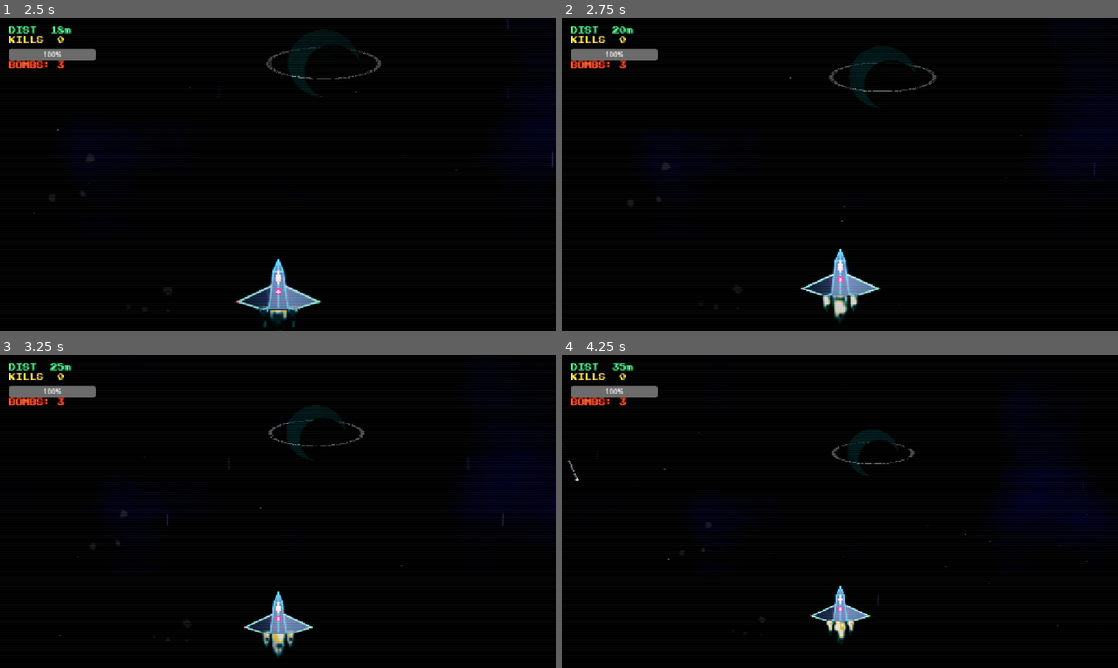
Above: before the commit, frames 1-4 (two rows, left to right).
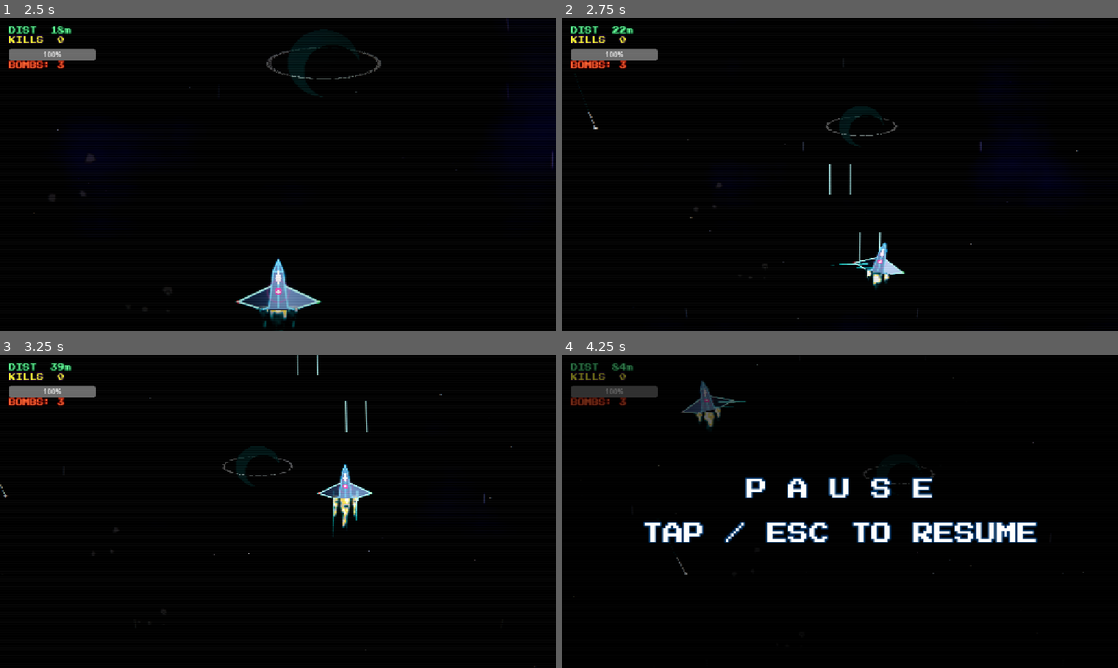
Above: after the commit, the same moments.

Repository: fabriziosalmi/space23
Game: Godot game, scene res://Main.tscn
Two runs of this game, one before a commit and one after it. Both use one fixed random seed, a clock stepped at 60 frames per second and the inputs below. Sound files missing from this copy of the repository are replaced by a short silence.
Inputs (mouse positions are in pixels of both pictures, inside the frame that each line leads up to):
- Up to frame 1 (2.5 s): tap Enter (ui_accept) at 0.5, 0.77, 1.52 s; move the mouse to (400, 158) at 0.52 s; hold D (move_right) 0.53-1.28 s; tap X (bomb) at 0.6 s; click (400, 158) at 0.67 s; move the mouse to (166, 190) at 1.27 s; hold S (move_down) 1.28-2.03 s; tap Shift (dash) at 1.35 s; click (166, 190) at 1.42 s; move the mouse to (333, 105) at 2.02 s; hold D (move_right) from 2.03 s (still down); hold Space (fire) from 2.03 s (still down); click (333, 105) at 2.17 s
- Up to frame 2 (2.75 s): keep holding D (move_right); keep holding Space (fire)
- Up to frame 3 (3.25 s): move the mouse to (250, 574) at 2.77 s; release D (move_right) at 2.78 s; release Space (fire) at 2.78 s; hold W (move_up) from 2.78 s (still down); tap P at 2.85 s; click (250, 574) at 2.92 s; tap Enter (ui_accept) at 3.02 s
- Up to frame 4 (4.25 s): move the mouse to (1006, 558) at 3.52 s; release W (move_up) at 3.53 s; hold A (move_left) from 3.53 s (still down); tap X (bomb) at 3.6 s; click (1006, 558) at 3.67 s; tap Enter (ui_accept) at 3.77 s; tap Escape (pause) at 4.15 s

Frame 1 is identical in both runs. In frame 2, 2.7% of the frame differs, in the area x 3-100%, y 2-97%; in frame 3, 2.8%; in frame 4, 8.0%, in the area x 0-98%, y 2-92%.

Commit message:
fix(review): boss telegraph + intro pacing + cursor hidden during gameplay
Three fixes responding to a maniacal review of the v0.1.11 demo. All three
are concrete code-grounded points; the review's other claims (object
pooling missing, hitbox approximative, CRT shader heavy) were already
done correctly in earlier work.

- Boss telegraph: 100ms → 350ms + charge SFX. The previous flash window
  (shoot_timer 0.3..0.2) was too short to read; the 16-bullet ring fan
  felt like cheap chaos. New window 0.45..0.10 + a high-pitch (2.5) charge
  SFX on entry → player has time to position, mancato dodge è skill-based.

- Pacing: intro 5s → 2s, WaveDirector wave_timer 3s → 1s. Prima del primo
  nemico erano 8s (intro+wave). Per un prototipo web "click-and-play" è
  troppo: utente chiude la tab. Nuovo: 3s totali al primo nemico.

- Cursor hidden during PLAYING + INTRO; visible during TITLE / GAMEOVER /
  PAUSE. Su Windows il cursore di sistema standard era visibile sul
  Game Over screen — anti-estetico. Mouse-input gameplay continua a
  funzionare (Godot tracka mouse pos a prescindere dalla visibilità).

Co-Authored-By: Claude Opus 4.7 (1M context) <noreply@anthropic.com>

Diff:
--- a/Main.gd
+++ b/Main.gd
@@ -113,7 +113,7 @@
 # Game state machine
 var game_state: String = "TITLE"  # TITLE / INTRO / PLAYING / GAMEOVER
 var is_intro: bool = false
-var intro_timer: float = 5.0
+var intro_timer: float = 2.0  # da 5.0: era troppo lungo per un prototipo web (8s totali al primo wave incluso wave_timer)
 var game_over_timer: float = 0.0
 var player_name: String = "PLAYER 1"
 
@@ -320,6 +320,14 @@
 	audio_manager.load_and_play_track(0)
 	main_camera.position = Vector2(screen_size.x / 2, screen_size.y - 160)
 	main_camera.zoom = Vector2(INTRO_ZOOM, INTRO_ZOOM)
+	_set_cursor_hidden(true)
+
+# Cursore di sistema nascosto durante gameplay (TITLE/GAMEOVER/PAUSE → visible
+# perché serve per click su menu/leaderboard/retry/name input). La nave segue
+# comunque la mouse position anche con cursore nascosto — Godot tracka mouse
+# pos a prescindere. Su touch/mobile la chiamata è no-op (nessun cursore).
+func _set_cursor_hidden(hidden: bool) -> void:
+	Input.mouse_mode = Input.MOUSE_MODE_HIDDEN if hidden else Input.MOUSE_MODE_VISIBLE
 
 func _on_name_submitted(new_text: String) -> void:
 	player_name = new_text
@@ -331,6 +339,7 @@
 	player.can_move = false
 	player.visible = false
 	add_shake(60.0)
+	_set_cursor_hidden(false)  # name input + retry button cliccabili
 	explosion_system.spawn(player.position, Color(4.0, 1.0, 0.5), 3.0, true)
 	target_speed_multiplier = 0.0
 
@@ -371,7 +380,7 @@
 	flow_state = 0.0
 	distance = 0.0
 
-	wave_director.reset(3.0)
+	wave_director.reset()
 
 	player.position = Vector2(screen_size.x / 2.0, screen_size.y - 100)
 	player.velocity = Vector2.ZERO
@@ -408,6 +417,7 @@
 	drop_event_triggered = false
 	is_paused = false
 	if ui_manager: ui_manager.set_pause_visible(false)
+	_set_cursor_hidden(true)
 
 	audio_manager.load_and_play_track(0)
 
@@ -440,6 +450,8 @@
 		audio_manager.audio_stream_player.stream_paused = is_paused
 	if ui_manager:
 		ui_manager.set_pause_visible(is_paused)
+	# Cursor visibile in pausa (tap overlay = unpause), nascosto al resume.
+	_set_cursor_hidden(not is_paused)
 
 func _on_bomb_button_pressed() -> void:
 	# Pressione dal bomb button mobile/UI: la riportiamo al buffer in modo che
--- a/systems/EnemySystem.gd
+++ b/systems/EnemySystem.gd
@@ -265,11 +265,19 @@
 	elif e.ai_state == "ATTACK":
 		e.pos.x += sin(e.ai_timer * 1.5) * 80.0 * delta
 		e.shoot_timer -= delta
-		# Telegraph DMC: flash bianco 100ms prima di sparare.
-		if e.shoot_timer < 0.3 and e.shoot_timer > 0.2:
+		# Telegraph 350ms (era 100ms — leggibile solo con conoscenza pregressa
+		# del pattern). Window 0.45 → 0.10 = 350ms di flash bianco prima del
+		# 16-bullet ring fan. All'ingresso del window, parte una "carica" SFX
+		# pitch alto (2.5) che annuncia l'imminente fan — il giocatore ha tempo
+		# di posizionarsi, e il mancato dodge è skill-based, non caos.
+		if e.shoot_timer <= 0.45 and e.shoot_timer > 0.10:
 			e.hit_flash = 1.0
+			if not e.get("telegraph_charging", false):
+				e.telegraph_charging = true
+				audio_manager.play_sfx(2.5, 0.0, e.pos)
 		if e.shoot_timer <= 0:
 			e.shoot_timer = 2.0
+			e.telegraph_charging = false
 			audio_manager.play_sfx(0.8, 2.0, e.pos)
 			var a: float = e.ai_timer * 3.0
 			for j in range(16):
--- a/systems/WaveDirector.gd
+++ b/systems/WaveDirector.gd
@@ -13,7 +13,7 @@
 var wave_queue: Array = []
 var waves_since_filler: int = 0
 var wave_index: int = 0
-var wave_timer: float = 3.0
+var wave_timer: float = 1.0  # da 3.0: il primo nemico arriva dopo intro (2s) + 1s = 3s totali invece di 8s
 
 # Refs (settate da Main in _ready)
 var enemy_system: EnemySystem
@@ -52,7 +52,7 @@
 		waves_pool = data.get("waves", [])
 		fillers_pool = data.get("fillers", [])
 
-func reset(initial_timer: float = 3.0) -> void:
+func reset(initial_timer: float = 1.0) -> void:
 	wave_queue = []
 	waves_since_filler = 0
 	wave_index = 0
